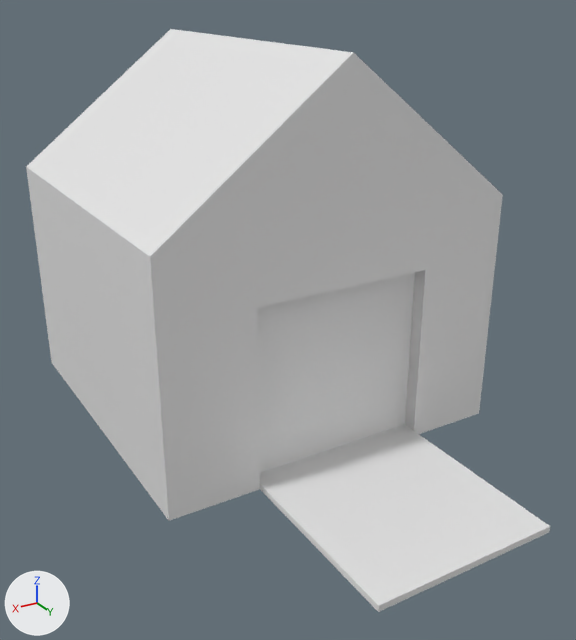
Renders of the FBX model Assets/Resources/Structures/Meshes/Housing/Small House.fbx from each side of a commit.
Camera for both pictures: a 50 mm lens placed at (3.19, 5.99, 3.6), pointed at (0.15, 0.92, 1.06). Lighting does not change. The marker at lower left points along +X, +Y and +Z. Where no turn or scale is listed for an object, it has been applied to the vertices. Vertices at the same position are counted once.

The older version as bpy lines, for what is in view:
```python
me_cube = bpy.data.meshes.new('Cube')
me_cube.from_pydata(...)  # 31 vertices, 26 faces; spans x -1.5..1.5, y -1.5..3.0, z 0.0..3.15
me_cube.materials.append(mat_material)  # white #e7e7e7
# before: 8 (0.75, 1.5, 0.0) at pixel (259, 489), 13 (-0.75, 1.5, 0.0), 25 (0.75, 1.5, 0.05) at pixel (259, 483), 26 (-0.75, 1.5, 0.05) at pixel (414, 430), 27 (0.75, 3.0, 0.0) at pixel (378, 612)
# before: 28 (-0.75, 3.0, 0.0) at pixel (549, 532), 29 (0.75, 3.0, 0.05) at pixel (378, 605), 30 (-0.75, 3.0, 0.05) at pixel (550, 526)
ob_small_house = bpy.data.objects.new('Small House', me_cube)
ob_small_house.location = (0.0, 0.0, 0.0)
```
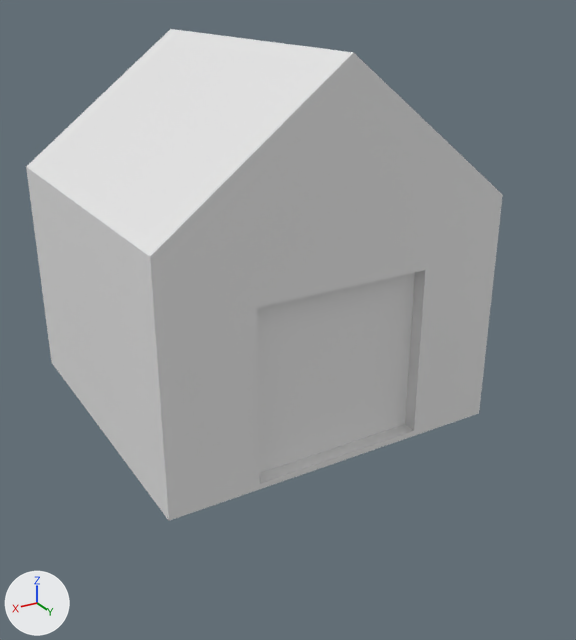
Scene script edits in JSON lines:
```json
{"block": "me_cube", "where": "me_cube.from_pydata(...)  # 31 vertices, 26 faces; spans x -1.5..1.5, y -1.5..3.0, z 0.0..3.15"}
{"block": "me_cube", "where": "# used by ob_small_house; location = (0.0, 0.0, 0.0)"}
{"block": "me_cube", "where": "# verts and faces of me_cube; kept vertices keep their numbers, new ones are numbered from 31"}
{"block": "me_cube", "change": "me_cube part 1"}
{"op": "add", "block": "me_cube", "code": "delete_vertices([*range(27, 31)])  # with the faces that use them"}
{"op": "add", "block": "me_cube", "code": "faces += [(8, 13, 26, 25)]"}
```

Where the change shows, as pixel boxes [x1, y1, x2, y2] in the pictures (576 x 640 px):
```json
{"object": "Small House", "change": "reshaped", "before": [26, 29, 550, 612], "after": [26, 29, 503, 521], "on screen": "9% narrower, 16% shorter"}
{"part": 1, "of": "me_cube", "change": "cut back", "before": [260, 431, 550, 612], "after": [260, 431, 414, 489]}
```
